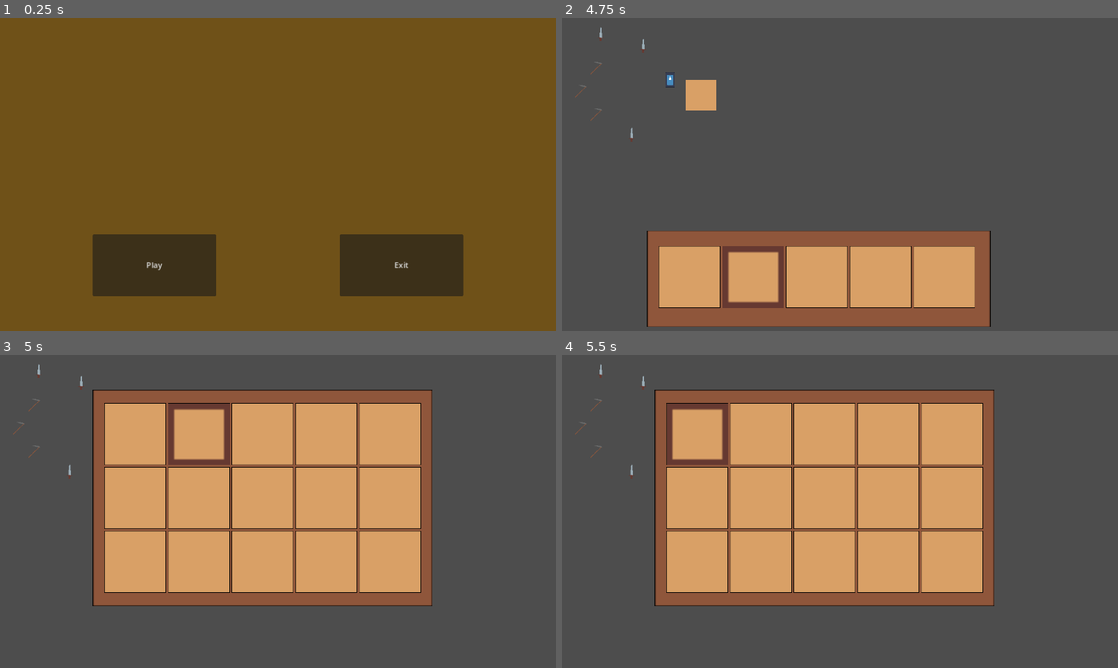
Above: before the commit, frames 1-4 (two rows, left to right).
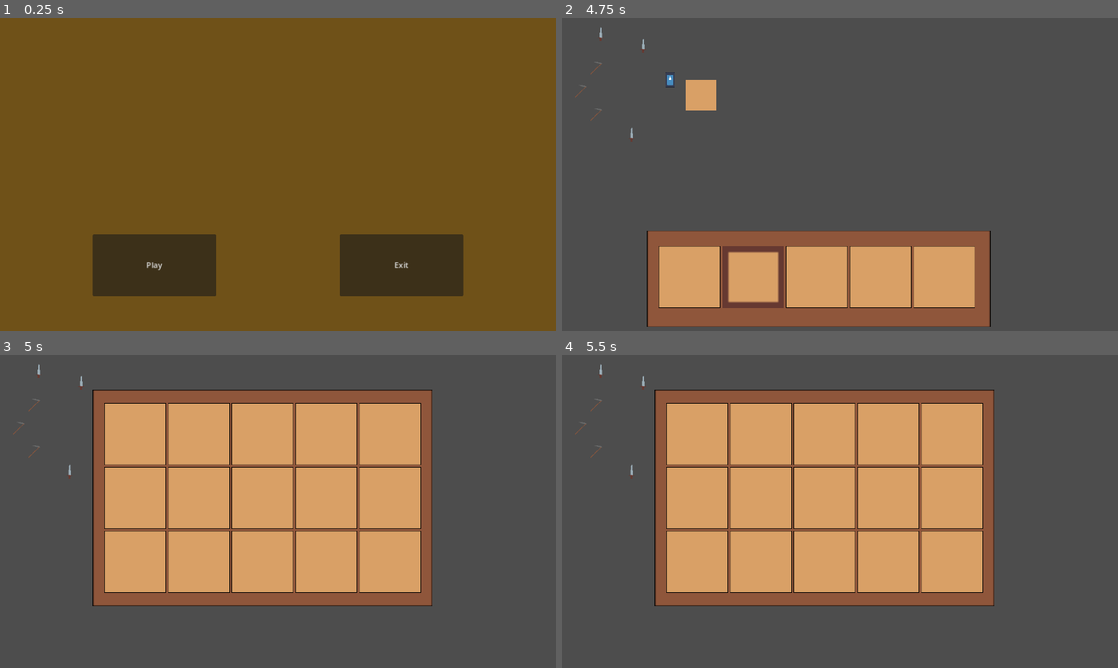
Above: after the commit, the same moments.

Repository: AtaMakesStuff/internship-farming-game
Game: Godot game, scene res://title.tscn
Same seed, same stepped clock (60 frames per second), same inputs: the game is played once before the commit and once after it. The engine's default icon, where the game draws it, is replaced by a stand-in: a white triangle on a blue panel in a dark square.
Inputs (mouse positions are in pixels of both pictures, inside the frame that each line leads up to):
- Up to frame 1 (0.25 s): no input
- Up to frame 2 (4.75 s): click "Play" at 0.5 s; tap Enter (ui_accept) at 1.25, 1.52, 2, 2.27, 2.75, 3.5, 3.77, 4.25, 4.52 s; move the mouse to (962, 158) at 1.27 s; hold X (inventoryRight) 1.28-2.78 s; click (962, 158) at 1.35 s; move the mouse to (728, 190) at 2.02 s; click (728, 190) at 2.1 s; move the mouse to (895, 105) at 2.77 s; hold Z (inventoryLeft) 2.78-3.53 s; click (895, 105) at 2.85 s; move the mouse to (812, 237) at 3.52 s; hold X (inventoryRight) from 3.53 s (still down); click (812, 237) at 3.6 s; move the mouse to (1006, 221) at 4.27 s; click (1006, 221) at 4.35 s
- Up to frame 3 (5 s): keep holding X (inventoryRight); tap E (inventory) at 4.9 s
- Up to frame 4 (5.5 s): move the mouse to (673, 464) at 5.02 s; release X (inventoryRight) at 5.03 s; hold Z (inventoryLeft) from 5.03 s (still down); click (673, 464) at 5.1 s; tap Enter (ui_accept) at 5.27 s

Frames 1-2 are identical in both runs. In frame 3, 0.8% of the frame differs, in the area x 30-42%, y 15-36%; in frame 4, 0.8%.

Commit message:
More inventory (oops)
- Active slot is hidden when main inventory screen is open
- Active slot can't be changed when main inventory screen is open
- Active slot is shown again when main inventory screen is closed
- Working on being able to remove items from inventory

Diff:
--- a/internship-farming-game/dialogue_box.tscn
+++ b/internship-farming-game/dialogue_box.tscn
@@ -1,6 +1,6 @@
 [gd_scene load_steps=2 format=3 uid="uid://c11g25xw2akm5"]
 
-[ext_resource type="Script" path="res://dialogue.gd" id="1_i4asv"]
+[ext_resource type="Script" path="res://dialogue_reader.gd" id="1_i4asv"]
 
 [node name="dialogue_box" type="Control"]
 layout_mode = 3
@@ -28,4 +28,4 @@
 offset_right = 192.0
 offset_bottom = 192.0
 script = ExtResource("1_i4asv")
-lines = ["First line", "second line", "third line", "fourth line", "fifth line"]
+lines = ["First line", "second line", "third line", "fourth line", "fifth line", "six line"]
--- a/internship-farming-game/dialogue.gd
+++ b/internship-farming-game/dialogue_reader.gd
@@ -17,6 +17,8 @@
 
 
 # Called every frame. 'delta' is the elapsed time since the previous frame.
+# add a canClick boolean in the loop to prevent loop breaking
+# each time you click while a line is running
 func _process(delta: float) -> void:
 	if Input.is_action_just_pressed("leftClick") :
 		if lines_counter < lines.size():
--- a/internship-farming-game/inventory/inventory_active_slot.gd
+++ b/internship-farming-game/inventory/inventory_active_slot.gd
@@ -1,5 +1,7 @@
 extends GridContainer
 
+
+@onready var inventory_ui = $"../../../../CanvasLayer/inventory_ui"
 var active_queue = 0
 var min_active_inventory = 0
 var max_active_inventory = 4
@@ -12,22 +14,24 @@
 
 # Called every frame. 'delta' is the elapsed time since the previous frame.
 func _process(delta: float) -> void:
-	if Input.is_action_just_pressed("inventoryRight"):
-		if active_queue < max_active_inventory:
-			active_queue += 1
-			get_parent().get_parent().inventory.slots[active_queue - 1].is_active = false
-		elif active_queue == max_active_inventory:
-			active_queue = min_active_inventory
-			get_parent().get_parent().inventory.slots[max_active_inventory].is_active = false
-		get_parent().get_parent().inventory.slots[active_queue].is_active = true
-		get_parent().get_parent().update_slots()
+	if !inventory_ui.is_open:
+		if Input.is_action_just_pressed("inventoryRight"):
+			if active_queue < max_active_inventory:
+				active_queue += 1
+				get_parent().get_parent().inventory.slots[active_queue - 1].is_active = false
+			elif active_queue == max_active_inventory:
+				active_queue = min_active_inventory
+				get_parent().get_parent().inventory.slots[max_active_inventory].is_active = false
+			get_parent().get_parent().inventory.slots[active_queue].is_active = true
+			get_parent().get_parent().update_slots()
 
 	if Input.is_action_just_pressed("inventoryLeft"):
-		if active_queue	> min_active_inventory:
-			active_queue -= 1
-			get_parent().get_parent().inventory.slots[active_queue + 1].is_active = false
-		elif active_queue == min_active_inventory:
-			active_queue = max_active_inventory
-			get_parent().get_parent().inventory.slots[min_active_inventory].is_active = false
-		get_parent().get_parent().inventory.slots[active_queue].is_active = true
-		get_parent().get_parent().update_slots()
+		if !inventory_ui.is_open:
+			if active_queue	> min_active_inventory:
+				active_queue -= 1
+				get_parent().get_parent().inventory.slots[active_queue + 1].is_active = false
+			elif active_queue == min_active_inventory:
+				active_queue = max_active_inventory
+				get_parent().get_parent().inventory.slots[min_active_inventory].is_active = false
+			get_parent().get_parent().inventory.slots[active_queue].is_active = true
+			get_parent().get_parent().update_slots()
--- /dev/null
+++ b/internship-farming-game/inventory/inventory_decrease.gd
@@ -0,0 +1,11 @@
+extends Sprite2D
+
+signal slot_clicked
+@onready var ui_node = $"../../../../../../CanvasLayer/inventory_ui"
+
+func _input(event):
+	if ui_node.is_open:
+		if event is InputEventMouseButton and event.pressed:
+			if get_rect().has_point(to_local(event.position)):
+				print("clicked!")
+			slot_clicked.emit()
--- a/internship-farming-game/inventory/inventory_ui.gd
+++ b/internship-farming-game/inventory/inventory_ui.gd
@@ -3,8 +3,9 @@
 signal new_active_queue_amount(int)
 @onready var inventory: Inventory = preload("res://inventory/playerInventory.tres")
 @onready var slots: Array = $NinePatchRect/GridContainer.get_children()
+@export var is_open = false
+@onready var ui_node = $"../../CanvasLayer/inventory_ui"
 
-@export var is_open = false
 
 func _ready ():
 	inventory.update.connect(update_slots)
@@ -20,11 +21,16 @@
 			close()
 		else:
 			open()
+		if ui_node.is_open:
+			hide_active()
+		else:
+			show_active()
 
-
+# NOTE work in hiding active slot
 func open():
 	visible = true
 	is_open = true
+
 
 func close():
 	visible = false
@@ -34,6 +40,13 @@
 	inventory.slots[0].is_active = true
 	update_slots()
 
+func hide_active():
+	for i in range(min(inventory.slots.size(), slots.size())):
+		slots[i].deactivate(inventory.slots[i])
+
+func show_active():
+	for i in range(min(inventory.slots.size(), slots.size())):
+		update_slots()
 
 # trying to handle scrolling equating moving the active slot
 # maybe do incrementation based on delta?
--- a/internship-farming-game/inventory/inventory_ui_slot.gd
+++ b/internship-farming-game/inventory/inventory_ui_slot.gd
@@ -18,3 +18,9 @@
 		if slot.amount > 1:
 			amount_text.visible = true
 		amount_text.text = str(slot.amount)
+
+func deactivate(slot: InventorySlot):
+	outline_visual.visible = false
+
+#func decrease(slot: InventorySlot):
+#	slot.amount -= 1
--- a/internship-farming-game/inventory/inventory_ui_slot.tscn
+++ b/internship-farming-game/inventory/inventory_ui_slot.tscn
@@ -1,8 +1,12 @@
-[gd_scene load_steps=4 format=3 uid="uid://i47rllau7msp"]
+[gd_scene load_steps=6 format=3 uid="uid://i47rllau7msp"]
 
 [ext_resource type="Texture2D" uid="uid://bq0i0wu42ojay" path="res://art/Inventory-UI-2.png" id="1_bqhl7"]
 [ext_resource type="Script" path="res://inventory/inventory_ui_slot.gd" id="1_plu3x"]
 [ext_resource type="Texture2D" uid="uid://660p1gj2wus4" path="res://art/Outline.png" id="3_1xog3"]
+[ext_resource type="Script" path="res://inventory/inventory_decrease.gd" id="3_rebx1"]
+
+[sub_resource type="RectangleShape2D" id="RectangleShape2D_clpay"]
+size = Vector2(1.28, 1.28)
 
 [node name="InventoryUISlot" type="Panel"]
 self_modulate = Color(1, 1, 1, 0)
@@ -19,6 +23,7 @@
 [node name="Sprite2D" type="Sprite2D" parent="."]
 texture = ExtResource("1_bqhl7")
 centered = false
+script = ExtResource("3_rebx1")
 
 [node name="OutlineSprite2D" type="Sprite2D" parent="."]
 position = Vector2(64.5, 64.5)
@@ -45,3 +50,13 @@
 offset_bottom = 64.0
 text = "99"
 horizontal_alignment = 2
+
+[node name="Area2D" type="Area2D" parent="."]
+position = Vector2(0.999996, 1)
+scale = Vector2(100, 100)
+
+[node name="CollisionShape2D" type="CollisionShape2D" parent="Area2D"]
+position = Vector2(0.63, 0.63)
+shape = SubResource("RectangleShape2D_clpay")
+
+[connection signal="slot_clicked" from="Sprite2D" to="." method="_on_sprite_2d_slot_clicked"]
--- a/internship-farming-game/main_scene_start.gd
+++ b/internship-farming-game/main_scene_start.gd
@@ -3,7 +3,6 @@
 
 # Called when the node enters the scene tree for the first time.
 func _ready() -> void:
-	$CanvasLayer/inventory_ui.initialize_active_inventory()
 	$CanvasLayer2/inventory_hotbar_ui.initialize_active_inventory()
 	$CanvasLayer/inventory_ui.hide()
 
--- a/internship-farming-game/testing.tscn
+++ b/internship-farming-game/testing.tscn
@@ -6,7 +6,7 @@
 [ext_resource type="PackedScene" uid="uid://cw1ce7papfu5u" path="res://inventory/inventory.tscn" id="3_as27f"]
 [ext_resource type="PackedScene" uid="uid://dif6xewjgft72" path="res://hoe.tscn" id="4_bddse"]
 [ext_resource type="PackedScene" uid="uid://bg323oxrw7006" path="res://sword.tscn" id="5_aqoei"]
-[ext_resource type="PackedScene" uid="uid://cdyy60hxi7k4a" path="res://inventory_hotbar_ui.tscn" id="7_n8qdd"]
+[ext_resource type="PackedScene" uid="uid://cdyy60hxi7k4a" path="res://inventory/inventory_hotbar_ui.tscn" id="7_n8qdd"]
 
 [node name="testing" type="Node2D"]
 script = ExtResource("1_r4d37")
Renamed: internship-farming-game/inventory_hotbar_ui.tscn -> internship-farming-game/inventory/inventory_hotbar_ui.tscn
